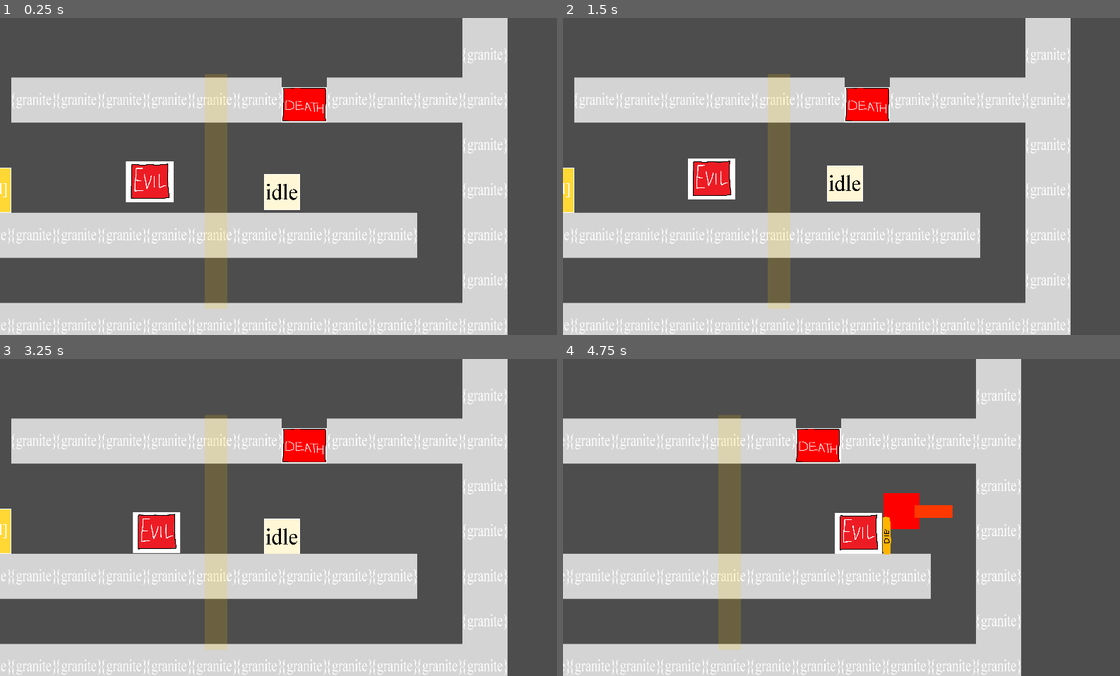
Above: before the commit, frames 1-4 (two rows, left to right).
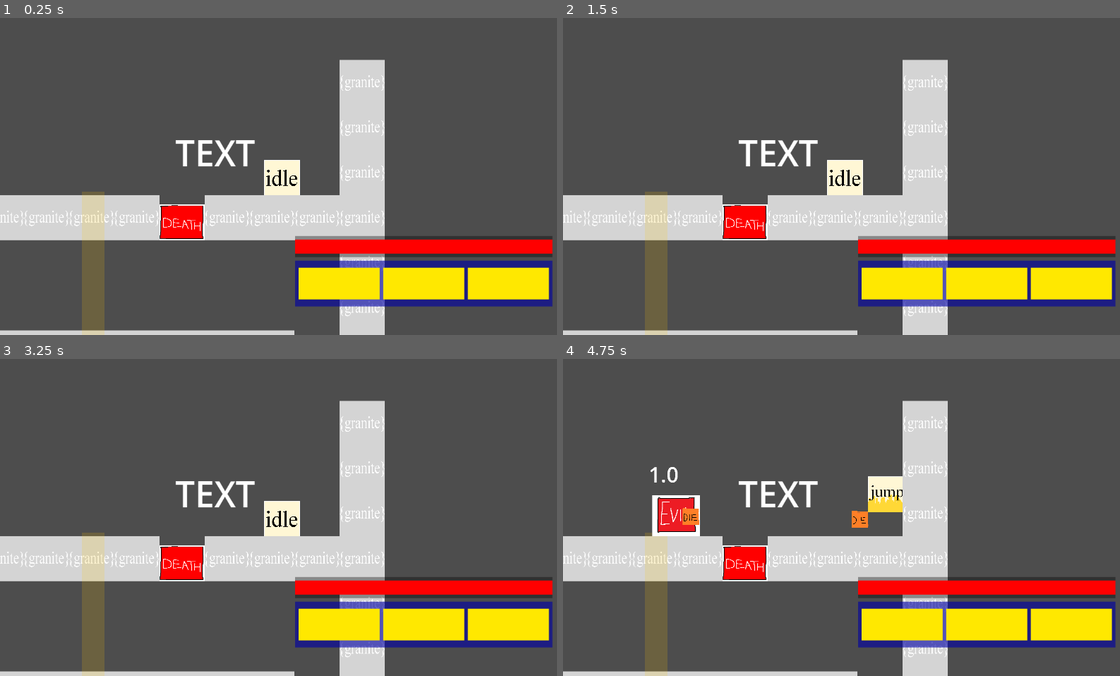
Above: after the commit, the same moments.

Repository: recyclebin-gaming/2d-platformer
Game: Godot game, scene res://levels/World.tscn
The game is run twice, just before and just after one commit, with the same random seed, the same clock (stepped at 60 frames per second) and the same inputs.
Inputs (mouse positions are in pixels of both pictures, inside the frame that each line leads up to):
- Up to frame 1 (0.25 s): no input
- Up to frame 2 (1.5 s): tap Enter (ui_accept) at 0.5 s; move the mouse to (969, 160) at 0.52 s; hold D (right) 0.53-1.25 s; click (969, 160) at 0.6 s; tap Space (jump) at 0.77, 1.07 s; tap J (death) at 0.8 s; click "Play" at 1.25 s
- Up to frame 3 (3.25 s): move the mouse to (167, 533) at 2.02 s; hold S 2.03-2.75 s; tap J (death) at 2.1 s; tap Space (jump) at 2.27, 2.57 s; tap Shift (dash, bound only after the commit) at 2.3 s; click "Play" at 2.75 s
- Up to frame 4 (4.75 s): move the mouse to (902, 447) at 3.52 s; hold D (right) 3.53-4.28 s; hold Ctrl (slam, bound only after the commit) 3.53-4.28 s; tap Shift (dash, bound only after the commit) at 3.6 s; move the mouse to (819, 580) at 4.27 s; hold W from 4.28 s (still down); tap Ctrl (slam, bound only after the commit) at 4.35 s; click (819, 580) at 4.42 s; tap Space (jump) at 4.52, 4.55 s

The runs differ from the first frame. In frame 1, 49% of the frame differs, in the area x 0-100%, y 0-100%; in frame 2, 49%; in frame 3, 49%; in frame 4, 48%.

Commit message:
speedlines

Diff:
--- /dev/null
+++ b/enemies/bullet.gd
@@ -0,0 +1,16 @@
+extends CharacterBody2D
+@onready var player: CharacterBody2D = $"/root/world/Player"
+const SPEED = 1200
+@onready var dest = global_position.direction_to(player.global_position)
+
+
+func _physics_process(delta: float) -> void:
+	velocity = dest * SPEED
+	move_and_slide()
+
+
+func _on_area_2d_body_entered(body: Node2D) -> void:
+	if body == player:
+		player.emit_signal("hit")
+	if !body.is_in_group("enemy"):
+		queue_free()
--- /dev/null
+++ b/enemies/bullet.tscn
@@ -0,0 +1,30 @@
+[gd_scene load_steps=5 format=3 uid="uid://buw5dy74r1wj1"]
+
+[ext_resource type="Script" uid="uid://ctqogf1c3mvpn" path="res://enemies/bullet.gd" id="1_67an8"]
+[ext_resource type="Texture2D" uid="uid://bld764r8a2fvh" path="res://assets/textures/bullet.png" id="1_wm2to"]
+
+[sub_resource type="RectangleShape2D" id="RectangleShape2D_ybliy"]
+
+[sub_resource type="RectangleShape2D" id="RectangleShape2D_jqhyh"]
+size = Vector2(279, 269)
+
+[node name="CharacterBody2D" type="CharacterBody2D"]
+scale = Vector2(0.3, 0.3)
+script = ExtResource("1_67an8")
+metadata/_edit_group_ = true
+
+[node name="CollisionShape2D" type="CollisionShape2D" parent="."]
+shape = SubResource("RectangleShape2D_ybliy")
+disabled = true
+
+[node name="Sprite2D" type="Sprite2D" parent="."]
+scale = Vector2(0.3, 0.3)
+texture = ExtResource("1_wm2to")
+
+[node name="Area2D" type="Area2D" parent="."]
+
+[node name="CollisionShape2D" type="CollisionShape2D" parent="Area2D"]
+position = Vector2(-7.5, 1.5)
+shape = SubResource("RectangleShape2D_jqhyh")
+
+[connection signal="body_entered" from="Area2D" to="." method="_on_area_2d_body_entered"]
--- a/enemies/enemy.gd
+++ b/enemies/enemy.gd
@@ -1,11 +1,14 @@
 extends CharacterBody2D
 @onready var player: CharacterBody2D = $"/root/world/Player"
+@onready var timer: Timer = $Timer
+const BULLET = preload("res://enemies/bullet.tscn")
 
 const SPEED = 1400
 const JUMP_VELOCITY = -400.0
 
 var destination = 0
 var distance = 0
+var atk_cooldown = false
 var awake = false
 var load = false
 @export var death = false
@@ -24,7 +27,10 @@
 func _ready() -> void:
 	await get_tree().create_timer(0.1).timeout
 	load = true
-
+	$Left.visible = false
+	$Right.visible = false
+	$Left/CollisionShape2D.disabled = true
+	$Right/CollisionShape2D.disabled = true
 
 func _physics_process(delta: float) -> void:
 	if load == true and death == false:
@@ -35,8 +41,9 @@
 			id.append(node.get_rid())
 		var ray = PhysicsRayQueryParameters2D.create(global_position, player.global_position, collision_layer, id)
 		var result = space_states.intersect_ray(ray)
-		if result.collider == player:
-			awake = true
+		if not result.is_empty():
+			if result.collider == player:
+				awake = true
 
 
 	if not is_on_floor():
@@ -48,17 +55,23 @@
 			$NavigationAgent2D.get_next_path_position()).x * SPEED
 		velocity.x = lerp(float(velocity.x), float(destination), 0.7 * delta)
 
+		$Label.text = var_to_str(timer.time_left)
 		distance = global_position - player.global_position
-		if distance.length() < 370:
-			if distance.x > 0:
-				$Right.visible = false
-				$Left.visible = true
-			else:
-				$Left.visible = false
-				$Right.visible = true
+		if distance.length() < 600:
+			if timer.is_stopped():
+				if distance.x > 0:
+					$AnimationPlayer.play("left_attack")
+					timer.start()
+				else:
+					$AnimationPlayer.play("right_attack")
+					timer.start()
 		else:
-			$Left.visible = false
-			$Right.visible = false
+			if timer.is_stopped():
+				var bullet = BULLET.instantiate()
+				bullet.global_position = global_position
+				get_parent().add_child(bullet)
+				timer.start()
+
 
 	move_and_slide()
 
@@ -75,6 +88,6 @@
 
 func _on_hurtbox_body_entered(body: Node2D) -> void:
 	if body == player:
-		death = true
-		collision_layer = 0
-		visible = false
+		if player.stamina < 3:
+			player.stamina += 2
+		queue_free()
--- a/enemies/enemy.tscn
+++ b/enemies/enemy.tscn
@@ -13,9 +13,123 @@
 [sub_resource type="RectangleShape2D" id="RectangleShape2D_iifgy"]
 size = Vector2(1125, 1130)
 
+[sub_resource type="Animation" id="Animation_a6vjd"]
+length = 0.001
+tracks/0/type = "value"
+tracks/0/imported = false
+tracks/0/enabled = true
+tracks/0/path = NodePath("Right:visible")
+tracks/0/interp = 1
+tracks/0/loop_wrap = true
+tracks/0/keys = {
+"times": PackedFloat32Array(0),
+"transitions": PackedFloat32Array(1),
+"update": 1,
+"values": [true]
+}
+tracks/1/type = "value"
+tracks/1/imported = false
+tracks/1/enabled = true
+tracks/1/path = NodePath("Left:visible")
+tracks/1/interp = 1
+tracks/1/loop_wrap = true
+tracks/1/keys = {
+"times": PackedFloat32Array(0),
+"transitions": PackedFloat32Array(1),
+"update": 1,
+"values": [true]
+}
+tracks/2/type = "value"
+tracks/2/imported = false
+tracks/2/enabled = true
+tracks/2/path = NodePath("Right/CollisionShape2D:disabled")
+tracks/2/interp = 1
+tracks/2/loop_wrap = true
+tracks/2/keys = {
+"times": PackedFloat32Array(0),
+"transitions": PackedFloat32Array(1),
+"update": 1,
+"values": [false]
+}
+tracks/3/type = "value"
+tracks/3/imported = false
+tracks/3/enabled = true
+tracks/3/path = NodePath("Left/CollisionShape2D:disabled")
+tracks/3/interp = 1
+tracks/3/loop_wrap = true
+tracks/3/keys = {
+"times": PackedFloat32Array(0),
+"transitions": PackedFloat32Array(1),
+"update": 1,
+"values": [false]
+}
+
+[sub_resource type="Animation" id="Animation_07tka"]
+resource_name = "left_attack"
+length = 3.0
+tracks/0/type = "value"
+tracks/0/imported = false
+tracks/0/enabled = true
+tracks/0/path = NodePath("Left:visible")
+tracks/0/interp = 1
+tracks/0/loop_wrap = true
+tracks/0/keys = {
+"times": PackedFloat32Array(0, 2.86667),
+"transitions": PackedFloat32Array(1, 1),
+"update": 1,
+"values": [true, false]
+}
+tracks/1/type = "value"
+tracks/1/imported = false
+tracks/1/enabled = true
+tracks/1/path = NodePath("Left/CollisionShape2D:disabled")
+tracks/1/interp = 1
+tracks/1/loop_wrap = true
+tracks/1/keys = {
+"times": PackedFloat32Array(0, 2.83333),
+"transitions": PackedFloat32Array(1, 1),
+"update": 1,
+"values": [false, true]
+}
+
+[sub_resource type="Animation" id="Animation_orwns"]
+resource_name = "right_attack"
+length = 3.0
+tracks/0/type = "value"
+tracks/0/imported = false
+tracks/0/enabled = true
+tracks/0/path = NodePath("Right:visible")
+tracks/0/interp = 1
+tracks/0/loop_wrap = true
+tracks/0/keys = {
+"times": PackedFloat32Array(0, 2.86667),
+"transitions": PackedFloat32Array(1, 1),
+"update": 1,
+"values": [true, false]
+}
+tracks/1/type = "value"
+tracks/1/imported = false
+tracks/1/enabled = true
+tracks/1/path = NodePath("Right/CollisionShape2D:disabled")
+tracks/1/interp = 1
+tracks/1/loop_wrap = true
+tracks/1/keys = {
+"times": PackedFloat32Array(0, 2.83333),
+"transitions": PackedFloat32Array(1, 1),
+"update": 1,
+"values": [false, true]
+}
+
+[sub_resource type="AnimationLibrary" id="AnimationLibrary_a6vjd"]
+_data = {
+&"RESET": SubResource("Animation_a6vjd"),
+&"left_attack": SubResource("Animation_07tka"),
+&"right_attack": SubResource("Animation_orwns")
+}
+
 [node name="Enemy" type="CharacterBody2D" groups=["enemy"]]
 scale = Vector2(0.24, 0.24)
-script = ExtResource("1_4gyqm")
+script = ExtResource("1_orwns")
 
 [node name="Sprite2D" type="Sprite2D" parent="."]
 texture = ExtResource("1_7k104")
@@ -28,8 +142,9 @@
 [node name="NavigationAgent2D" type="NavigationAgent2D" parent="."]
 
 [node name="Left" type="Area2D" parent="."]
-visible = false
 position = Vector2(0, -9.53674e-06)
+collision_layer = 8
+collision_mask = 0
 
 [node name="SpriteLeft" type="Sprite2D" parent="Left"]
 position = Vector2(-675, 85)
@@ -42,7 +157,7 @@
 shape = SubResource("RectangleShape2D_qi2p4")
 
 [node name="Right" type="Area2D" parent="."]
-visible = false
+collision_layer = 8
 
 [node name="SpriteRight" type="Sprite2D" parent="Right"]
 position = Vector2(680, 95)
@@ -62,6 +177,23 @@
 scale = Vector2(0.999999, 0.999999)
 shape = SubResource("RectangleShape2D_iifgy")
 
+[node name="AnimationPlayer" type="AnimationPlayer" parent="."]
+libraries = {
+&"": SubResource("AnimationLibrary_a6vjd")
+}
+
+[node name="Timer" type="Timer" parent="."]
+wait_time = 1.4
+one_shot = true
+
+[node name="Label" type="Label" parent="."]
+offset_left = -650.0
+offset_top = -1320.83
+offset_right = 942.0
+offset_bottom = -709.833
+theme_override_font_sizes/font_size = 500
+text = "erm"
+
 [connection signal="body_entered" from="Left" to="." method="_on_left_body_entered"]
 [connection signal="body_entered" from="Right" to="." method="_on_right_body_entered"]
 [connection signal="body_entered" from="Hurtbox" to="." method="_on_hurtbox_body_entered"]
--- a/levels/World.tscn
+++ b/levels/World.tscn
@@ -40,11 +40,12 @@
 script = ExtResource("1_wygdx")
 
 [node name="Player" parent="." instance=ExtResource("1_c6gwx")]
-position = Vector2(1536, 562)
+position = Vector2(2232, -106)
 collision_layer = 3
 collision_mask = 3
 
 [node name="Node2D2" type="Node2D" parent="."]
+visible = false
 position = Vector2(-99, 173)
 
 [node name="NavigationRegion2D" type="NavigationRegion2D" parent="Node2D2"]
@@ -54,6 +55,15 @@
 tile_map_data = PackedByteArray("AAAKAP3/AAACAAAAAAAKAP7/AAACAAAAAAAKAP//AAACAAAAAAAKAAAAAAACAAAAAAAKAAEAAAACAAAAAAAKAA …(992 unchanged characters)…
 tile_set = SubResource("TileSet_fvag4")
 
-[node name="Enemy2" parent="." instance=ExtResource("5_p1v5b")]
-position = Vector2(776, 565)
-collision_mask = 3
+[node name="Enemy4" parent="." instance=ExtResource("5_p1v5b")]
+position = Vector2(157, -124)
+
+[node name="Label" type="Label" parent="."]
+offset_left = 1626.0
+offset_top = -382.0
+offset_right = 1788.0
+offset_bottom = -187.0
+scale = Vector2(2.80734, 2.9172)
+theme_override_font_sizes/font_size = 70
+text = "TEXT
+"
--- a/levels/world.gd
+++ b/levels/world.gd
@@ -1,5 +1,6 @@
 extends Node
 const SAVE_PATH = "user://save_json.json"
+@onready var player: CharacterBody2D = $Player
 
 # Called when the node enters the scene tree for the first time.
 func _ready() -> void:
--- a/player/Player.tscn
+++ b/player/Player.tscn
@@ -6,6 +6,9 @@
 [ext_resource type="Texture2D" uid="uid://c6em1w572b6a2" path="res://assets/textures/jump.png" id="2_jqaj3"]
 [ext_resource type="Texture2D" uid="uid://dnbr4fqynnado" path="res://assets/textures/left.png" id="3_y03ms"]
 [ext_resource type="Texture2D" uid="uid://b5436m4uu1gdg" path="res://assets/textures/right.png" id="4_pkoub"]
+[ext_resource type="Texture2D" uid="uid://cy13fqi3y3uvv" path="res://assets/textures/speedlines.png" id="7_06mnu"]
+[ext_resource type="PackedScene" uid="uid://cwhf7hfpv6iib" path="res://player/player_hud.tscn" id="7_gskgj"]
+[ext_resource type="Texture2D" uid="uid://chkpb7inakpf4" path="res://assets/textures/slam speedlines.png" id="8_mhpjh"]
 
 [sub_resource type="Curve" id="Curve_cxr5p"]
 _data = [Vector2(0, 0), 0.0, 0.18752, 0, 1, Vector2(0.532498, 0.0998538), 0.174866, 0.174866, 0, 0, Vector2(0.653203, 0.255723), 0.0, 0.0, 0, 0, Vector2(0.783194, 1), 0.0164589, 0.0164589, 0, 0, Vector2(1, 1), -0.181004, 0.0, 0, 0]
@@ -54,11 +57,6 @@
 [sub_resource type="RectangleShape2D" id="RectangleShape2D_cxr5p"]
 size = Vector2(231, 239)
 
-[sub_resource type="CanvasTexture" id="CanvasTexture_tdg3f"]
-
-[sub_resource type="RectangleShape2D" id="RectangleShape2D_dtqjt"]
-size = Vector2(272, 93)
-
 [sub_resource type="Animation" id="Animation_tdg3f"]
 length = 0.001
 tracks/0/type = "value"
@@ -96,9 +94,26 @@
 &"hitflash": SubResource("Animation_dtqjt")
 }
 
+[sub_resource type="ParticleProcessMaterial" id="ParticleProcessMaterial_gskgj"]
+particle_flag_disable_z = true
+emission_shape_offset = Vector3(0, 200, 0)
+initial_velocity_min = 1000.0
+initial_velocity_max = 1000.0
+gravity = Vector3(0, 0, 0)
+scale_min = 0.0
+
+[sub_resource type="ParticleProcessMaterial" id="ParticleProcessMaterial_ndjxb"]
+particle_flag_disable_z = true
+direction = Vector3(0, -1, 0)
+spread = 180.0
+flatness = 1.0
+initial_velocity_min = 1000.0
+initial_velocity_max = 1000.0
+gravity = Vector3(0, 98, 0)
+
 [node name="Player" type="CharacterBody2D" groups=["player"]]
 use_parent_material = true
-position = Vector2(1, 0)
+position = Vector2(1.00003, 1)
 scale = Vector2(0.8, 0.8)
 script = ExtResource("1_cxr5p")
 jump_curve = SubResource("Curve_cxr5p")
@@ -110,26 +125,9 @@
 animation = &"idle"
 
 [node name="CollisionShape2D" type="CollisionShape2D" parent="."]
+visible = false
 position = Vector2(1.5, 0.5)
 shape = SubResource("RectangleShape2D_cxr5p")
-
-[node name="Area2D" type="Area2D" parent="."]
-metadata/_edit_group_ = true
-
-[node name="Sprite2D" type="Sprite2D" parent="Area2D"]
-visible = false
-modulate = Color(1, 0.219608, 0, 1)
-position = Vector2(228, 3.5)
-scale = Vector2(268, 87)
-texture = SubResource("CanvasTexture_tdg3f")
-
-[node name="CollisionShape2D" type="CollisionShape2D" parent="Area2D"]
-position = Vector2(231, 3.5)
-shape = SubResource("RectangleShape2D_dtqjt")
-disabled = true
-
-[node name="Timer" type="Timer" parent="Area2D"]
-wait_time = 0.5
 
 [node name="AnimationPlayer" type="AnimationPlayer" parent="."]
 libraries = {
@@ -142,6 +140,30 @@
 drag_horizontal_enabled = true
 drag_vertical_enabled = true
 
+[node name="GPUParticles2D" type="GPUParticles2D" parent="."]
+position = Vector2(141.241, 133.75)
+scale = Vector2(0.999999, 0.999999)
+skew = 1.56905
+emitting = false
+amount = 30
+texture = ExtResource("7_06mnu")
+lifetime = 0.24
+process_material = SubResource("ParticleProcessMaterial_gskgj")
+
+[node name="GPUParticles2D2" type="GPUParticles2D" parent="."]
+position = Vector2(4.99996, 67.5)
+scale = Vector2(1, 1)
+emitting = false
+amount = 5
+texture = ExtResource("8_mhpjh")
+lifetime = 0.1
+process_material = SubResource("ParticleProcessMaterial_ndjxb")
+
+[node name="CanvasLayer" type="CanvasLayer" parent="."]
+layer = 3
+
+[node name="PlayerHud" parent="CanvasLayer" instance=ExtResource("7_gskgj")]
+position = Vector2(992, 731)
+scale = Vector2(12, 12)
+
 [connection signal="hit" from="." to="." method="_on_hit"]
-[connection signal="body_entered" from="Area2D" to="." method="_on_area_2d_body_entered"]
-[connection signal="timeout" from="Area2D/Timer" to="." method="_on_timer_timeout"]
--- a/player/player.gd
+++ b/player/player.gd
@@ -4,23 +4,56 @@
 
 const SAVE_PATH = "user://save_json.json"
 const SPEED = 800.0
-const JUMP_VELOCITY = -16400.0
+const JUMP_VELOCITY = -16000.0
 @export var jump_curve: Curve
 var jump_stamina = 1
 var health = 100
+var stamina = 3
+var dash
+var invul = false
+var slam
 
 
 func _physics_process(delta: float) -> void:
 	var boost = 0
+	if stamina > 3:
+		stamina = 3
 	# Add the gravity.
 	if not is_on_floor():
 		velocity += get_gravity() * delta
 		velocity.y += 30
+		if Input.is_action_pressed("slam") and stamina >= 2:
+			velocity.y = 5000
+			stamina -= 2
+			invul = false
+			$GPUParticles2D2.emitting = true
+	if is_on_floor() and !dash:
+		invul = true
+		$GPUParticles2D2.emitting = false
+
+	stamina = 3
+	var dash_direction = Input.get_axis("left", "right")
+	if dash_direction and Input.is_action_just_pressed("dash") and stamina > 0:
+		dash = true
+		stamina -= 1
+		await get_tree().create_timer(0.2).timeout
+		dash = false
+		$GPUParticles2D.emitting = false
+		set_collision_layer_value(1, true)
+		set_collision_mask_value(1, true)
+
+	if dash:
+		$GPUParticles2D.emitting = true
+		set_collision_layer_value(1, false)
+		set_collision_mask_value(1, false)
+		velocity.x = 4500 * dash_direction
+		velocity.y = 0
+		move_and_slide()
 
 	# Handle jump.
 	if Input.is_action_pressed("jump"):
 		if jump_stamina > 0:
-			boost = 200
+			boost = 250
 			velocity.y += (jump_curve.sample(jump_stamina) * JUMP_VELOCITY + boost) * delta
 			jump_stamina -= 0.06
 	if Input.is_action_just_released("jump"):
@@ -36,6 +69,7 @@
 	else:
 		velocity.x = move_toward(velocity.x, 0, SPEED) * delta
 
+
 	if velocity.x > 0:
 		$AnimatedSprite2D.play("left")
 	elif velocity.x < 0:
@@ -44,15 +78,12 @@
 		$AnimatedSprite2D.play("idle")
 	if velocity.y < 0:
 		$AnimatedSprite2D.play("jump")
-	move_and_slide()
+
+	if not dash:
+		move_and_slide()
 
 
 func _process(delta: float) -> void:
-	if Input.is_action_just_pressed("attack") && $Area2D/Timer.time_left <= 0:
-		$Area2D/Timer.start()
-		$Area2D/Sprite2D.visible = true
-		$Area2D/CollisionShape2D.disabled = false
-
 	if Input.is_action_just_pressed("death"):
 		Global.death()
 	if Input.is_action_just_pressed("reload save"):
@@ -70,7 +101,8 @@
 
 
 func _on_hit() -> void:
-	health -= 20
-	$AnimationPlayer.play("hitflash")
-	if health <= 0:
-		Global.death()
+	if invul:
+		health -= 20
+		$AnimationPlayer.play("hitflash")
+		if health <= 0:
+			Global.death()
--- /dev/null
+++ b/player/player_hud.gd
@@ -0,0 +1,27 @@
+extends Node2D
+@onready var player: CharacterBody2D = $"../.."
+
+# Called when the node enters the scene tree for the first time.
+func _ready() -> void:
+	pass # Replace with function body.
+
+
+# Called every frame. 'delta' is the elapsed time since the previous frame.
+func _process(delta: float) -> void:
+	$HealthBar.value = player.health
+	if player.stamina == 3:
+		$StaminaBar/ColorRect3.visible = true
+		$StaminaBar/ColorRect2.visible = true
+		$StaminaBar/ColorRect.visible = true
+	if player.stamina == 2:
+		$StaminaBar/ColorRect3.visible = false
+		$StaminaBar/ColorRect2.visible = true
+		$StaminaBar/ColorRect.visible = true
+	if player.stamina == 1:
+		$StaminaBar/ColorRect3.visible = false
+		$StaminaBar/ColorRect2.visible = false
+		$StaminaBar/ColorRect.visible = true
+	if player.stamina == 0:
+		$StaminaBar/ColorRect3.visible = false
+		$StaminaBar/ColorRect2.visible = false
+		$StaminaBar/ColorRect.visible = false
--- /dev/null
+++ b/player/player_hud.tscn
@@ -0,0 +1,69 @@
+[gd_scene load_steps=6 format=3 uid="uid://cwhf7hfpv6iib"]
+
+[ext_resource type="Script" uid="uid://ba580pc04a33b" path="res://player/player_hud.gd" id="1_qo0ji"]
+
+[sub_resource type="StyleBoxFlat" id="StyleBoxFlat_2o2yc"]
+bg_color = Color(0, 0, 0, 0.356863)
+expand_margin_top = 1.0
+expand_margin_bottom = 1.0
+
+[sub_resource type="StyleBoxFlat" id="StyleBoxFlat_qo0ji"]
+bg_color = Color(1, 0, 0, 1)
+border_color = Color(0, 1, 1, 1)
+anti_aliasing_size = 0.01
+
+[sub_resource type="StyleBoxFlat" id="StyleBoxFlat_r44wa"]
+bg_color = Color(0, 0, 0, 0.356863)
+
+[sub_resource type="StyleBoxFlat" id="StyleBoxFlat_2j6sb"]
+bg_color = Color(0, 0, 1, 0.4)
+
+[node name="PlayerHud" type="Node2D"]
+scale = Vector2(15, 15)
+script = ExtResource("1_qo0ji")
+
+[node name="HealthBar" type="ProgressBar" parent="."]
+offset_left = 1.0
+offset_top = 2.0
+offset_right = 74.0
+offset_bottom = 6.0
+theme_override_colors/font_color = Color(1, 1, 1, 1)
+theme_override_colors/font_outline_color = Color(1, 1, 1, 1)
+theme_override_styles/background = SubResource("StyleBoxFlat_2o2yc")
+theme_override_styles/fill = SubResource("StyleBoxFlat_qo0ji")
+value = 60.0
+show_percentage = false
+
+[node name="StaminaBar" type="ProgressBar" parent="."]
+offset_left = 1.0
+offset_top = 8.0
+offset_right = 74.0
+offset_bottom = 21.0
+theme_override_styles/background = SubResource("StyleBoxFlat_r44wa")
+theme_override_styles/fill = SubResource("StyleBoxFlat_2j6sb")
+value = 100.0
+show_percentage = false
+
+[node name="ColorRect" type="ColorRect" parent="StaminaBar"]
+layout_mode = 0
+offset_left = 1.02702
+offset_top = 1.71076
+offset_right = 24.027
+offset_bottom = 10.7108
+color = Color(1, 0.909804, 0, 1)
+
+[node name="ColorRect2" type="ColorRect" parent="StaminaBar"]
+layout_mode = 0
+offset_left = 25.027
+offset_top = 1.71076
+offset_right = 48.027
+offset_bottom = 10.7108
+color = Color(1, 0.909804, 0, 1)
+
+[node name="ColorRect3" type="ColorRect" parent="StaminaBar"]
+layout_mode = 0
+offset_left = 49.027
+offset_top = 1.71076
+offset_right = 72.027
+offset_bottom = 10.7108
+color = Color(1, 0.909804, 0, 1)
--- a/project.godot
+++ b/project.godot
@@ -69,3 +69,14 @@
 "events": [Object(InputEventKey,"resource_local_to_scene":false,"resource_name":"","device":-1,"window_id":0,"alt_press …(192 unchanged characters)…
 ]
 }
+slam={
+"deadzone": 0.2,
+"events": [Object(InputEventKey,"resource_local_to_scene":false,"resource_name":"","device":-1,"window_id":0,"alt_pressed":false,"shift_pressed":false,"ctrl_pressed":false,"meta_pressed":false,"pressed":false,"keycode":0,"physical_keycode":4194326,"key_label":0,"unicode":0,"location":0,"echo":false,"script":null)
+, Object(InputEventKey,"resource_local_to_scene":false,"resource_name":"","device":-1,"window_id":0,"alt_pressed":false,"shift_pressed":false,"ctrl_pressed":false,"meta_pressed":false,"pressed":false,"keycode":0,"physical_keycode":67,"key_label":0,"unicode":99,"location":0,"echo":false,"script":null)
+]
+}
+dash={
+"deadzone": 0.2,
+"events": [Object(InputEventKey,"resource_local_to_scene":false,"resource_name":"","device":-1,"window_id":0,"alt_pressed":false,"shift_pressed":false,"ctrl_pressed":false,"meta_pressed":false,"pressed":false,"keycode":0,"physical_keycode":4194325,"key_label":0,"unicode":0,"location":0,"echo":false,"script":null)
+]
+}
Binary file added: assets/textures/bullet.png
Not shown, added: assets/textures/bullet.png.import
Binary file added: assets/textures/slam speedlines.png
Not shown, added: assets/textures/slam speedlines.png.import
Binary file added: assets/textures/speedlines.png
Not shown, added: assets/textures/speedlines.png.import
Not shown, added: enemies/bullet.gd.uid
Not shown, changed: enemies/enemy.gd.uid
Not shown: 1 places in enemies/enemy.tscn that only renumber resources
Not shown: 1 places in player/Player.tscn that only renumber resources
Not shown, added: player/player_hud.gd.uid
Not shown, added: enemies/bullet.tscn856509375.tmp
